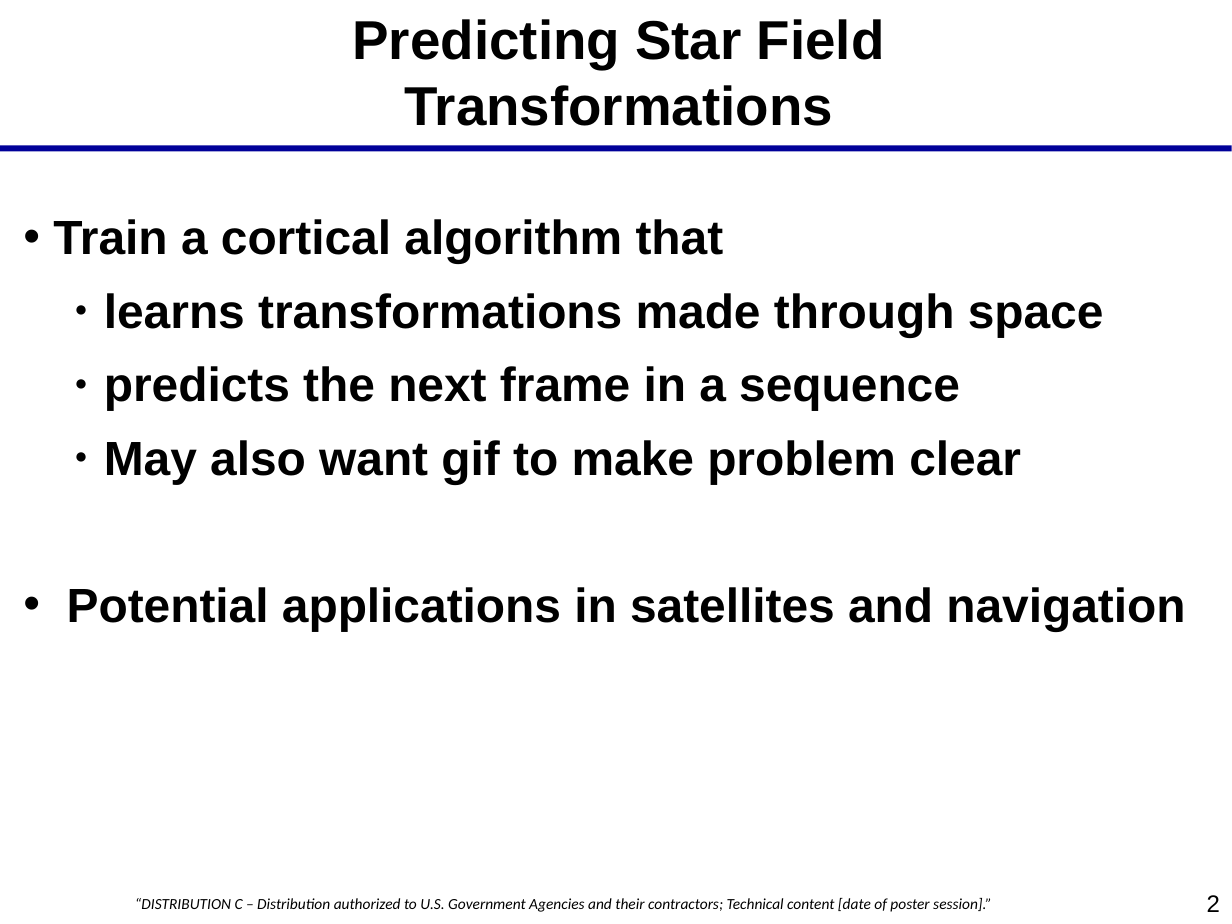
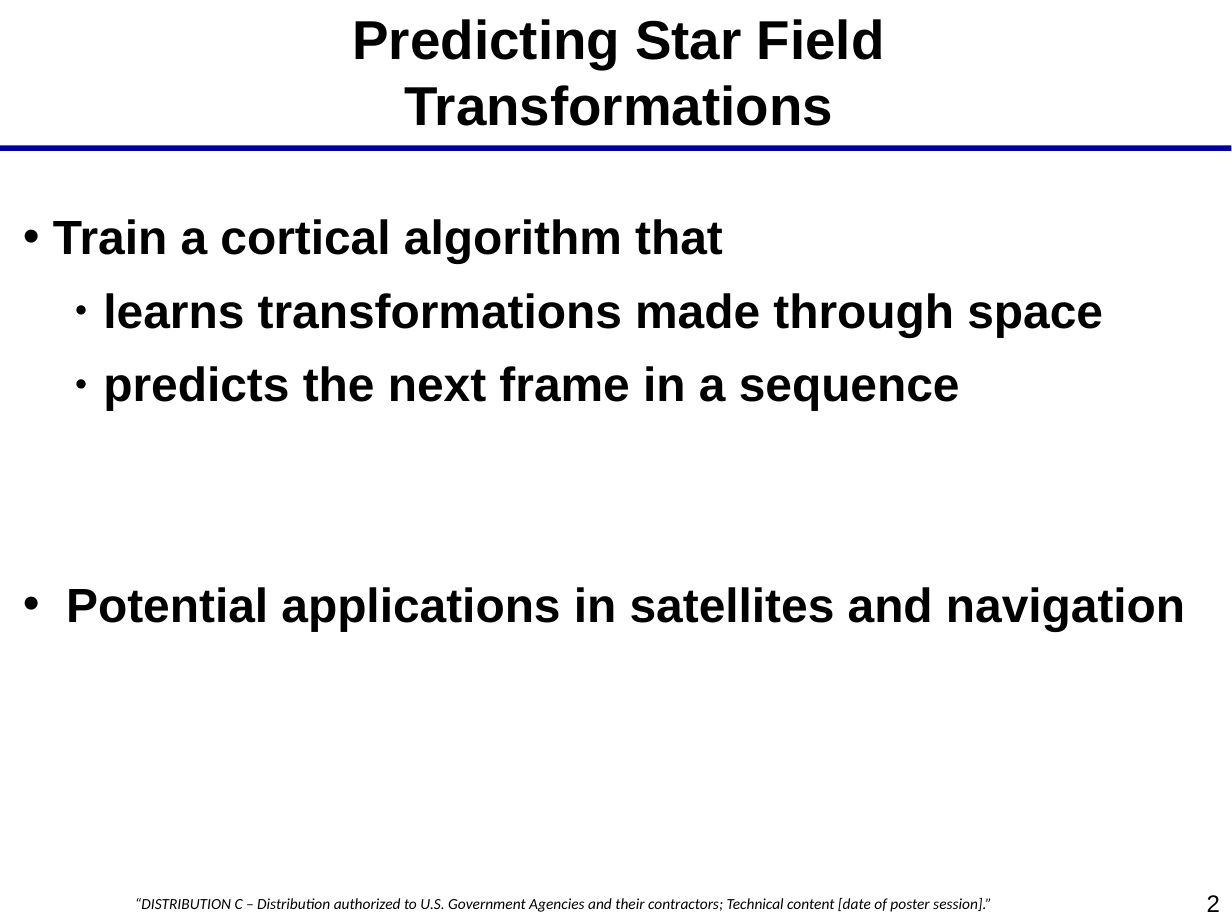
Before and after one commit to savannaos/Star-Field-Transformations, a slide deck: slide 2 of documents/starfields.ppt. Drawn at 1232x924 pixels with LibreOffice and Linux fonts; fonts in the diff are those of the drawing; background and template pictures are left out. Boxes give left, top, right and bottom in pixels: in the first picture for what was removed or moved away, otherwise in the second. Text is boxed around its words. In the diff, an @@ line names an element or a change of style, - is before the commit and + after.

```diff
--- a/documents/starfields.ppt
+++ b/documents/starfields.ppt
@@ text "Train a cortical algorithm that" at (53,219,1185,631): indent changed @@
@@ text at (104,440,1021,484): paragraph removed @@
-      ● May also want gif to make problem clear
```
Also in this commit, not shown: 4 other slides changed, 2 slides added, 1 slide removed.
